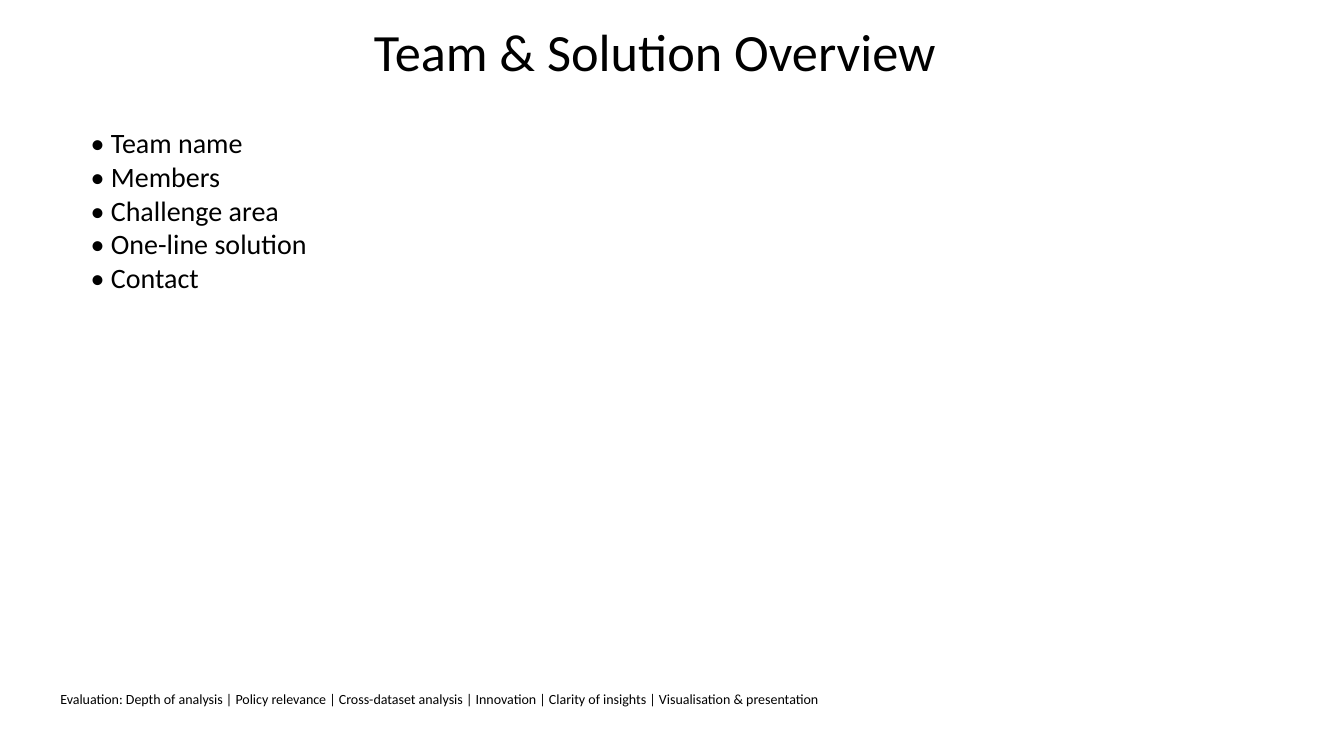
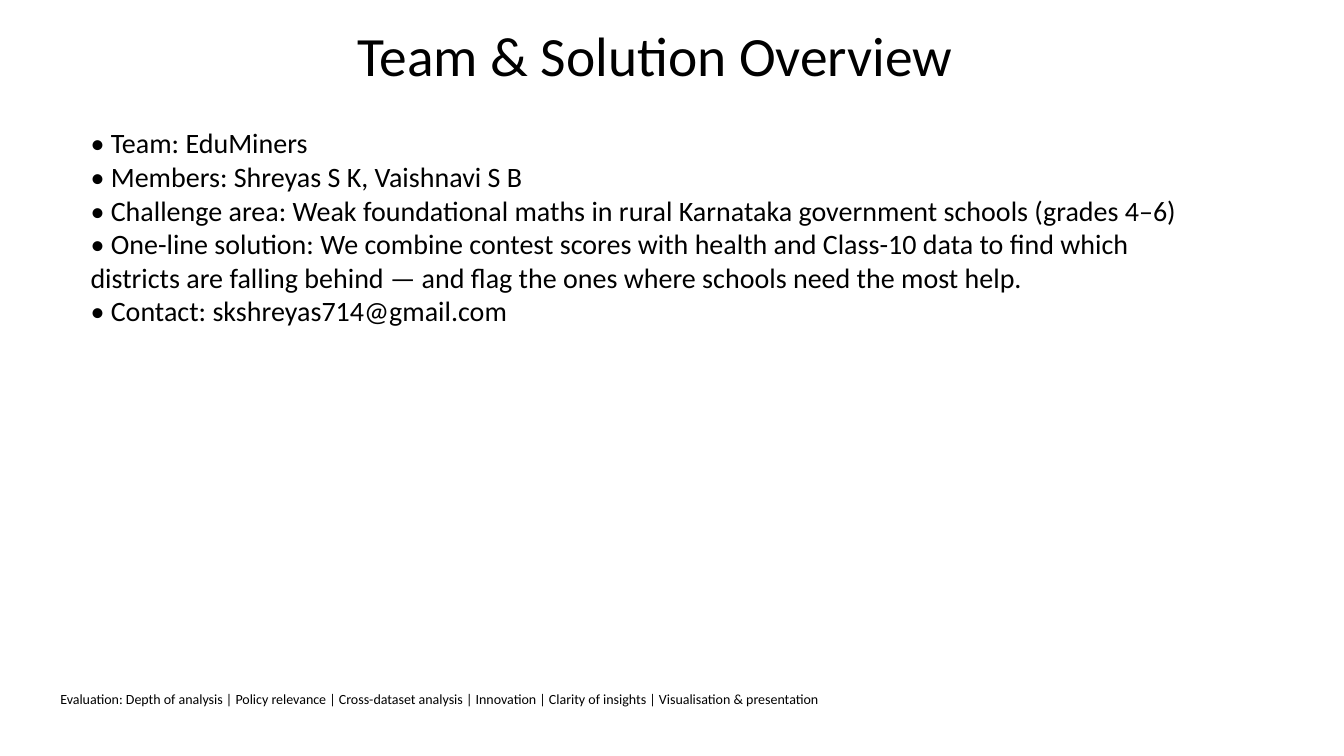
Before and after one commit to shreyassks/EduMiners, a slide deck: slide 1 of slides.pptx. Drawn at 1344x756 pixels with LibreOffice and Linux fonts; fonts in the diff are those of the drawing. Boxes give left, top, right and bottom in pixels: in the first picture for what was removed or moved away, otherwise in the second. Text is boxed around its words. In the diff, an @@ line names an element or a change of style, - is before the commit and + after.

```diff
--- a/slides.pptx
+++ b/slides.pptx
@@ title "Team & Solution Overview" at box(358, 37, 952, 77): size 37.4 to 39.6 pt; line spacing 0.8 to 1 @@
@@ text at box(91, 133, 1176, 326): text changed @@
-• Team name
-• Members
-• Challenge area
-• One-line solution
-• Contact
+• Team: EduMiners
+• Members: Shreyas S K, Vaishnavi S B
+• Challenge area: Weak foundational maths in rural Karnataka government schools (grades 4–6)
+• One-line solution: We combine contest scores with health and Class-10 data to find which districts are falling behind — and flag the ones where schools need the most help.
+• Contact: skshreyas714@gmail.com
```
Also in this commit, not shown: 10 other slides changed, 25 other files.
